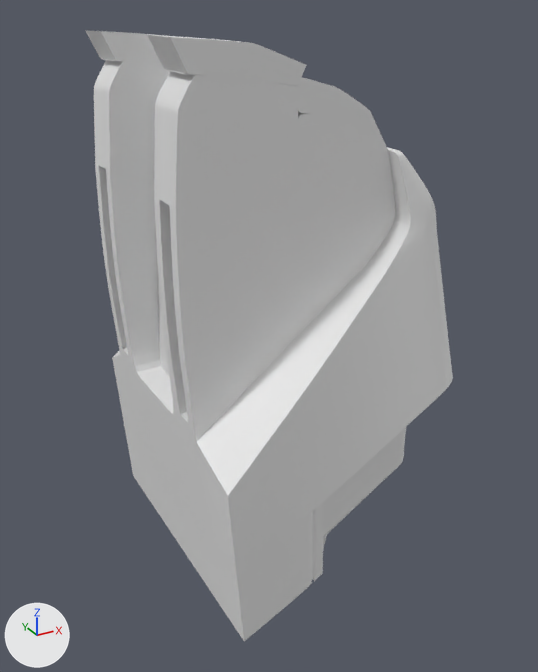
Two versions of the Blender file BattleDroid/battledroid.blend, one commit apart.
Rendered twice from a 50 mm lens placed at (1.69, -0.3, 5.71), pointed at (4.2, 4.27, 3.43). The lights are fixed; the arrows at lower left show +X, +Y and +Z.

In view in the first picture: 'Torso', 'back_quarter', 'backpack_clips', 'backpack_straps', 'bottom_tray'.
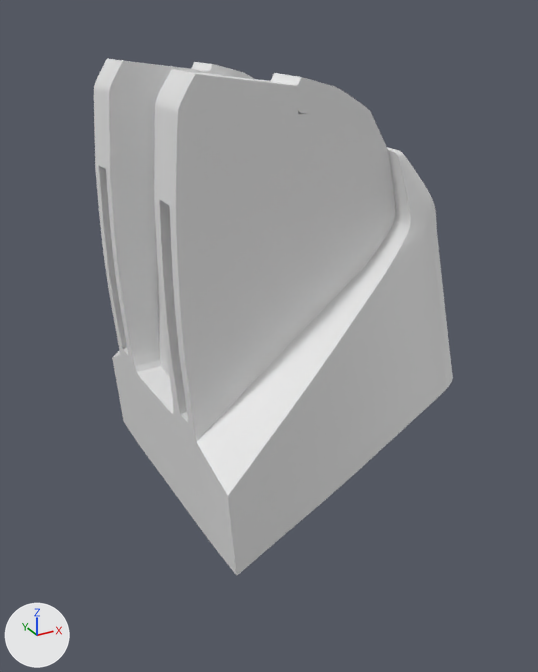
Boxes (x1, y1, x2, y2) around the edits, measured in the pictures (538 x 672 px):
'bottom_tray', hidden
    before: (124, 423, 406, 641)
'backpack_clips', hidden
    before: (85, 30, 307, 85)

Patch to the scene script:
```diff
--- a/BattleDroid/battledroid.blend.py
+++ b/BattleDroid/battledroid.blend.py
@@ ob_backpack_clips @@
 _m = ob_backpack_clips.modifiers.new('Subdivision', 'SUBSURF')
 _m.levels = 2
+ob_backpack_clips.hide_set(True)
@@ ob_bottom_tray @@
 _m = ob_bottom_tray.modifiers.new('Subdivision', 'SUBSURF')
 _m.levels = 2
+ob_bottom_tray.hide_set(True)
```
